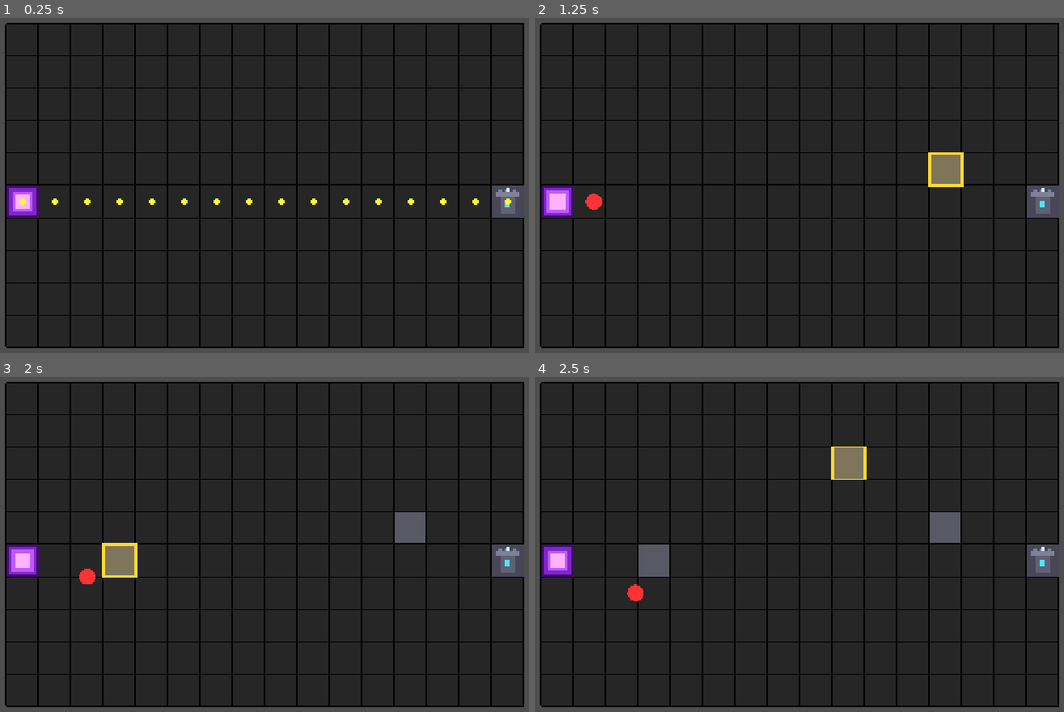
Above: before the commit, frames 1-4 (two rows, left to right).
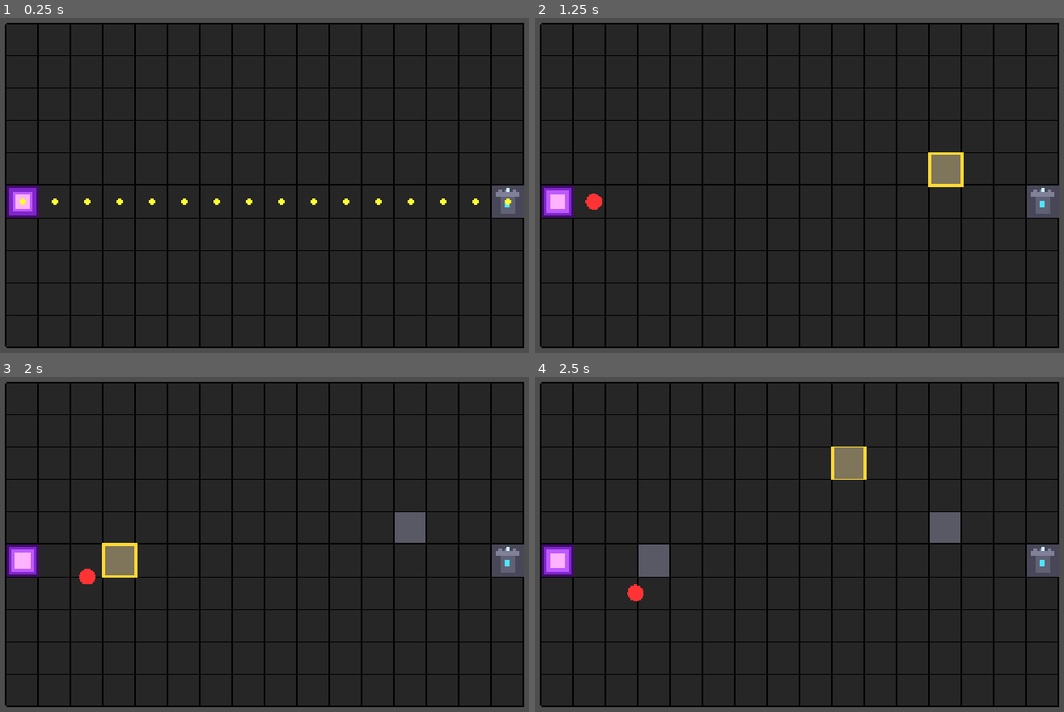
Above: after the commit, the same moments.

Repository: pawsforge/tower-defense
Game: Godot game, scene res://scenes/main/main.tscn
Two runs of this game, one before a commit and one after it. Both use one fixed random seed, a clock stepped at 60 frames per second and the inputs below.
Inputs (mouse positions are in pixels of both pictures, inside the frame that each line leads up to):
- Up to frame 1 (0.25 s): no input
- Up to frame 2 (1.25 s): move the mouse to (942, 168) at 0.52 s; tap R (start_round) at 0.6 s; click (942, 168) at 0.67 s
- Up to frame 3 (2 s): tap Enter at 1.25 s; move the mouse to (137, 561) at 1.27 s; tap I at 1.35 s; click (137, 561) at 1.42 s
- Up to frame 4 (2.5 s): tap R (start_round) at 2, 2.1 s; move the mouse to (862, 464) at 2.02 s; click (862, 464) at 2.17 s

Frame 1 is identical in both runs. In frame 2, less than 0.1% of the frame differs, in the area x 2-6%, y 52-58%; in frame 3, less than 0.1%; in frame 4, less than 0.1%, in the area x 2-7%, y 51-59%.

Commit message:
Limit drawing updates for flashing (invalid) cursor

Diff:
--- a/scripts/grid/grid.gd
+++ b/scripts/grid/grid.gd
@@ -43,8 +43,7 @@
 func _process(delta: float):
 	if invalid_flash_time > 0.0:
 		invalid_flash_time = maxf(0.0, invalid_flash_time - delta)
-
-	queue_redraw()
+		queue_redraw()
 
 
 func _input(event):
